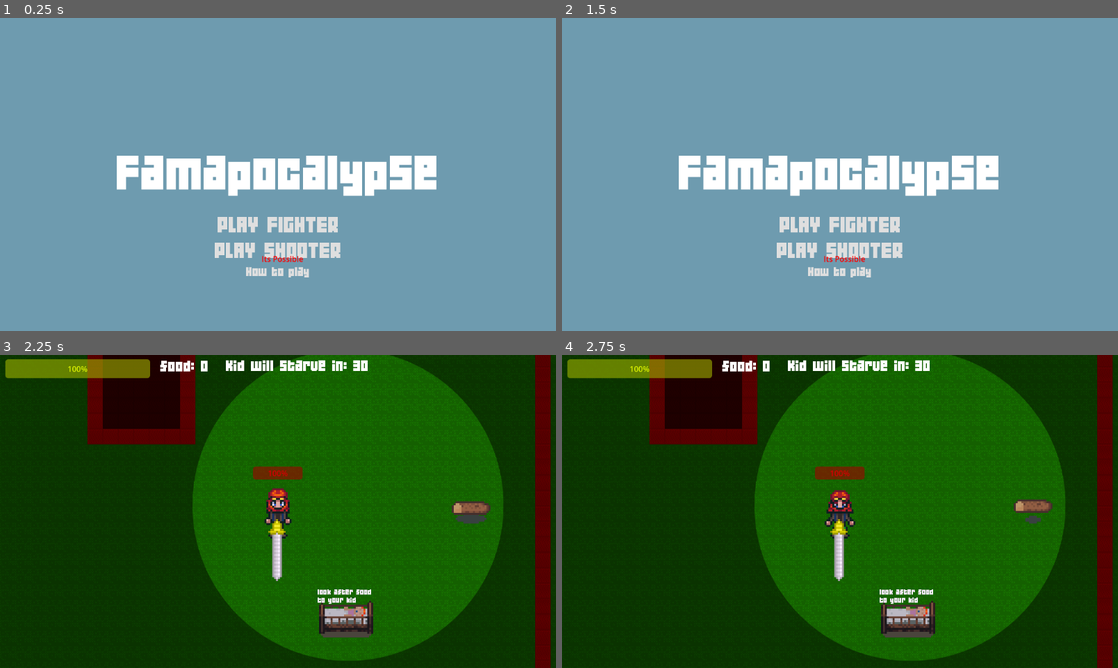
Above: before the commit, frames 1-4 (two rows, left to right).
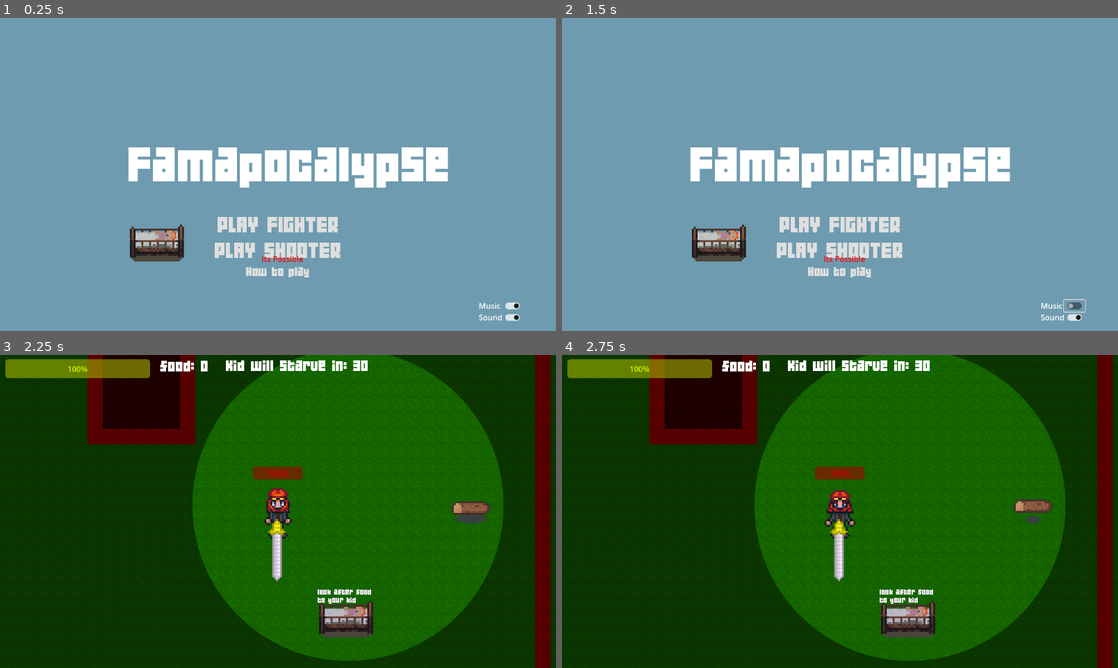
Above: after the commit, the same moments.

Repository: ShatReal/Pass-The-Game
Game: Godot game, scene res://scenes/menus/titlemenu.tscn
The game is run twice, just before and just after one commit, with the same random seed, the same clock (stepped at 60 frames per second) and the same inputs.
Inputs (mouse positions are in pixels of both pictures, inside the frame that each line leads up to):
- Up to frame 1 (0.25 s): no input
- Up to frame 2 (1.5 s): click (712, 237) at 0.52 s; click (1073, 305) at 1.27 s
- Up to frame 3 (2.25 s): click "PLAY FIGHTER" at 2 s
- Up to frame 4 (2.75 s): no input

The runs differ from the first frame. In frame 1, 5.6% of the frame differs, in the area x 21-94%, y 41-97%; in frame 2, 5.6%, in the area x 21-95%, y 41-97%; in frame 3, nothing differs; in frame 4, nothing differs.

Commit message:
added sound & music config; added config saving/loading

Diff:
--- a/default_bus_layout.tres
+++ b/default_bus_layout.tres
@@ -2,3 +2,15 @@
 
 [resource]
 bus/0/volume_db = -18.3165
+bus/1/name = &"music"
+bus/1/solo = false
+bus/1/mute = false
+bus/1/bypass_fx = false
+bus/1/volume_db = 0.0
+bus/1/send = &"Master"
+bus/2/name = &"sound"
+bus/2/solo = false
+bus/2/mute = false
+bus/2/bypass_fx = false
+bus/2/volume_db = 0.0
+bus/2/send = &"Master"
--- a/scenes/levels/baby.tscn
+++ b/scenes/levels/baby.tscn
@@ -92,5 +92,6 @@
 [node name="AudioStreamPlayer2D" type="AudioStreamPlayer2D" parent="."]
 stream = ExtResource("4_jbwks")
 volume_db = 4.0
+bus = &"sound"
 
 [connection signal="timeout" from="HealTimer" to="." method="_on_heal_timer_timeout"]
--- a/scenes/levels/shooter_level_1.tscn
+++ b/scenes/levels/shooter_level_1.tscn
@@ -153,6 +153,7 @@
 [node name="Music" type="AudioStreamPlayer" parent="."]
 stream = ExtResource("5_26rgi")
 autoplay = true
+bus = &"music"
 
 [node name="enemies" type="Node2D" parent="."]
 
--- a/scenes/menus/titlemenu.tscn
+++ b/scenes/menus/titlemenu.tscn
@@ -1,11 +1,51 @@
-[gd_scene load_steps=6 format=3 uid="uid://45j1r4anjvkv"]
+[gd_scene load_steps=11 format=3 uid="uid://45j1r4anjvkv"]
 
 [ext_resource type="FontFile" uid="uid://ctri5frans5f2" path="res://assets/font/04B19-pA1.ttf" id="1_eru8x"]
 [ext_resource type="Script" path="res://scripts/titlemenu.gd" id="1_nwv0u"]
 [ext_resource type="AudioStream" uid="uid://bw1ulom8t0ovu" path="res://assets/music/song.mp3" id="3_vif6c"]
 [ext_resource type="Script" path="res://scripts/Button2.gd" id="4_e4uhr"]
+[ext_resource type="Texture2D" uid="uid://drvvh1nujymwk" path="res://assets/textures/Baby.png" id="5_rqguf"]
+[ext_resource type="AudioStream" uid="uid://dc86qk26ir66" path="res://assets/sounds/baby_hit.wav" id="6_31q6k"]
 
 [sub_resource type="StyleBoxEmpty" id="StyleBoxEmpty_5f2cb"]
+
+[sub_resource type="Animation" id="Animation_wf4fv"]
+resource_name = "idle"
+length = 0.5
+loop_mode = 1
+tracks/0/type = "value"
+tracks/0/imported = false
+tracks/0/enabled = true
+tracks/0/path = NodePath(".:frame")
+tracks/0/interp = 1
+tracks/0/loop_wrap = true
+tracks/0/keys = {
+"times": PackedFloat32Array(0, 0.3),
+"transitions": PackedFloat32Array(1, 1),
+"update": 1,
+"values": [0, 1]
+}
+
+[sub_resource type="Animation" id="Animation_uval1"]
+length = 0.001
+tracks/0/type = "value"
+tracks/0/imported = false
+tracks/0/enabled = true
+tracks/0/path = NodePath(".:frame")
+tracks/0/interp = 1
+tracks/0/loop_wrap = true
+tracks/0/keys = {
+"times": PackedFloat32Array(0),
+"transitions": PackedFloat32Array(1),
+"update": 1,
+"values": [0]
+}
+
+[sub_resource type="AnimationLibrary" id="AnimationLibrary_kyhdi"]
+_data = {
+"RESET": SubResource("Animation_uval1"),
+"idle": SubResource("Animation_wf4fv")
+}
 
 [node name="titlemenu" type="Control"]
 layout_mode = 3
@@ -32,10 +72,10 @@
 anchor_top = 0.5
 anchor_right = 0.5
 anchor_bottom = 0.5
-offset_left = -332.0
-offset_top = -47.0
-offset_right = 332.0
-offset_bottom = 47.0
+offset_left = -308.0
+offset_top = -64.0
+offset_right = 356.0
+offset_bottom = 30.0
 grow_horizontal = 2
 grow_vertical = 2
 theme_override_fonts/font = ExtResource("1_eru8x")
@@ -46,6 +86,7 @@
 stream = ExtResource("3_vif6c")
 pitch_scale = 1.25
 autoplay = true
+bus = &"music"
 
 [node name="VBoxContainer" type="VBoxContainer" parent="."]
 layout_mode = 1
@@ -120,6 +161,63 @@
 offset_bottom = 513.0
 text = "Its Possible"
 
+[node name="DontClickMe" type="TextureButton" parent="."]
+offset_left = 256.0
+offset_top = 400.0
+offset_right = 376.0
+offset_bottom = 512.0
+
+[node name="AudioStreamPlayer2D" type="AudioStreamPlayer2D" parent="DontClickMe"]
+show_behind_parent = true
+position = Vector2(69, 72)
+stream = ExtResource("6_31q6k")
+volume_db = 4.0
+bus = &"sound"
+
+[node name="NewBaby" type="Sprite2D" parent="DontClickMe"]
+show_behind_parent = true
+position = Vector2(69, 48)
+scale = Vector2(4, 4)
+texture = ExtResource("5_rqguf")
+hframes = 2
+
+[node name="AnimationPlayer" type="AnimationPlayer" parent="DontClickMe/NewBaby"]
+autoplay = "idle"
+libraries = {
+"": SubResource("AnimationLibrary_kyhdi")
+}
+
+[node name="MusicSwitch" type="Label" parent="."]
+layout_mode = 0
+offset_left = 992.0
+offset_top = 584.0
+offset_right = 1032.0
+offset_bottom = 610.0
+text = "Music"
+
+[node name="CheckButton" type="CheckButton" parent="MusicSwitch"]
+layout_mode = 0
+offset_left = 48.0
+offset_right = 92.0
+offset_bottom = 24.0
+
+[node name="SoundSwitch" type="Label" parent="."]
+layout_mode = 0
+offset_left = 992.0
+offset_top = 608.0
+offset_right = 1038.0
+offset_bottom = 634.0
+text = "Sound"
+
+[node name="CheckButton" type="CheckButton" parent="SoundSwitch"]
+layout_mode = 0
+offset_left = 48.0
+offset_right = 92.0
+offset_bottom = 24.0
+
 [connection signal="pressed" from="VBoxContainer/Fighter" to="." method="_on_button_pressed"]
 [connection signal="pressed" from="VBoxContainer/Shooter" to="." method="_on_shooter_pressed"]
 [connection signal="pressed" from="VBoxContainer/Button2" to="VBoxContainer/Button2" method="_on_pressed"]
+[connection signal="button_up" from="DontClickMe" to="." method="_on_dont_click_me_button_up"]
+[connection signal="button_up" from="MusicSwitch/CheckButton" to="." method="_on_music_button_button_up"]
+[connection signal="button_up" from="SoundSwitch/CheckButton" to="." method="_on_sound_button_button_up"]
--- a/scenes/player/bullet.tscn
+++ b/scenes/player/bullet.tscn
@@ -107,11 +107,13 @@
 [node name="SoundHit" type="AudioStreamPlayer2D" parent="."]
 stream = ExtResource("4_y5str")
 volume_db = 8.0
+bus = &"sound"
 
 [node name="SoundIdle" type="AudioStreamPlayer2D" parent="."]
 stream = ExtResource("5_667mg")
 volume_db = 8.0
 autoplay = true
+bus = &"sound"
 
 [connection signal="body_entered" from="." to="." method="_on_body_entered"]
 [connection signal="timeout" from="Timer" to="." method="_on_timer_timeout"]
--- a/scripts/global.gd
+++ b/scripts/global.gd
@@ -7,6 +7,38 @@
 var enemies_in_range : Dictionary
 var state = WANDER
 
+
+
+var config: Dictionary = {
+	"music": true,
+	"sound": true
+}
+
+func _ready():
+	load_config()
+	set_music(config.music)
+	set_sound(config.sound)
+
+func load_config():
+	if not FileAccess.file_exists("user://config.cfg"):
+		save_config()
+		return
+	var file := FileAccess.open("user://config.cfg", FileAccess.READ)
+	config = JSON.new().parse_string(file.get_as_text())
+
+
+func save_config():
+	var file := FileAccess.open("user://config.cfg", FileAccess.WRITE)
+	file.store_string(JSON.stringify(config, "\t"))
+
+func set_music(target):
+	config.music = target
+	AudioServer.set_bus_mute(1, !target)
+
+func set_sound(target):
+	config.sound = target
+	AudioServer.set_bus_mute(2, !target)
+
 func _process(delta):
 	if true in enemies_in_range.values():
 		state = FOLLOW
--- a/scripts/titlemenu.gd
+++ b/scripts/titlemenu.gd
@@ -1,4 +1,11 @@
 extends Control
+
+
+func _ready():
+	if Global.config.music:
+		$MusicSwitch/CheckButton.button_pressed = true
+	if Global.config.sound:
+		$SoundSwitch/CheckButton.button_pressed = true
 
 func _on_button_pressed():
 	get_tree().change_scene_to_file("res://scenes/levels/level_1.tscn")
@@ -6,3 +13,19 @@
 
 func _on_shooter_pressed():
 	get_tree().change_scene_to_file("res://scenes/levels/shooter_level_1.tscn")
+
+
+func _on_dont_click_me_button_up():
+	print("Please dont poke the baby")
+	$DontClickMe/AudioStreamPlayer2D.play()
+
+
+func _on_music_button_button_up():
+	Global.set_music($MusicSwitch/CheckButton.button_pressed)
+	Global.save_config()
+
+
+
+func _on_sound_button_button_up():
+	Global.set_sound($SoundSwitch/CheckButton.button_pressed)
+	Global.save_config()
